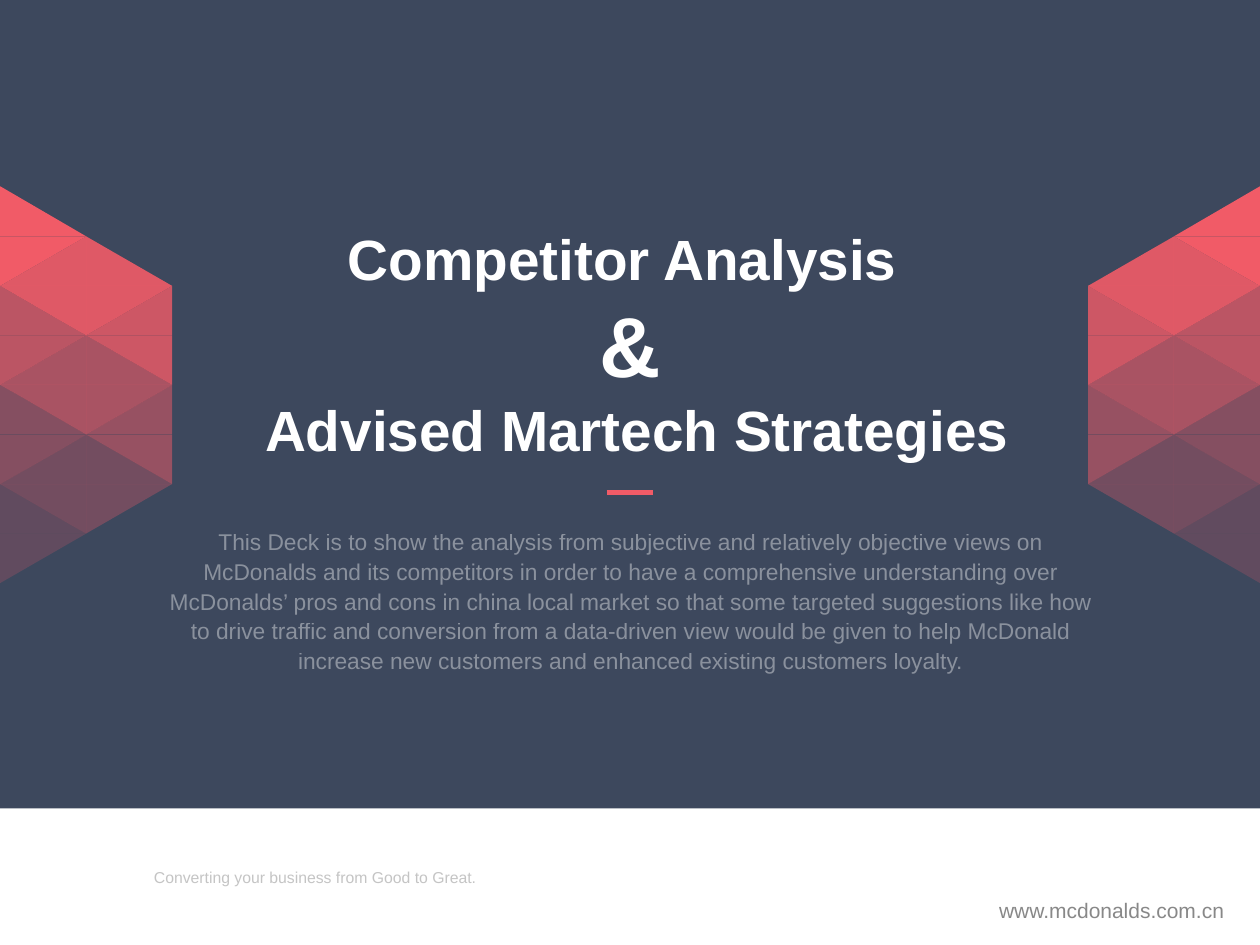
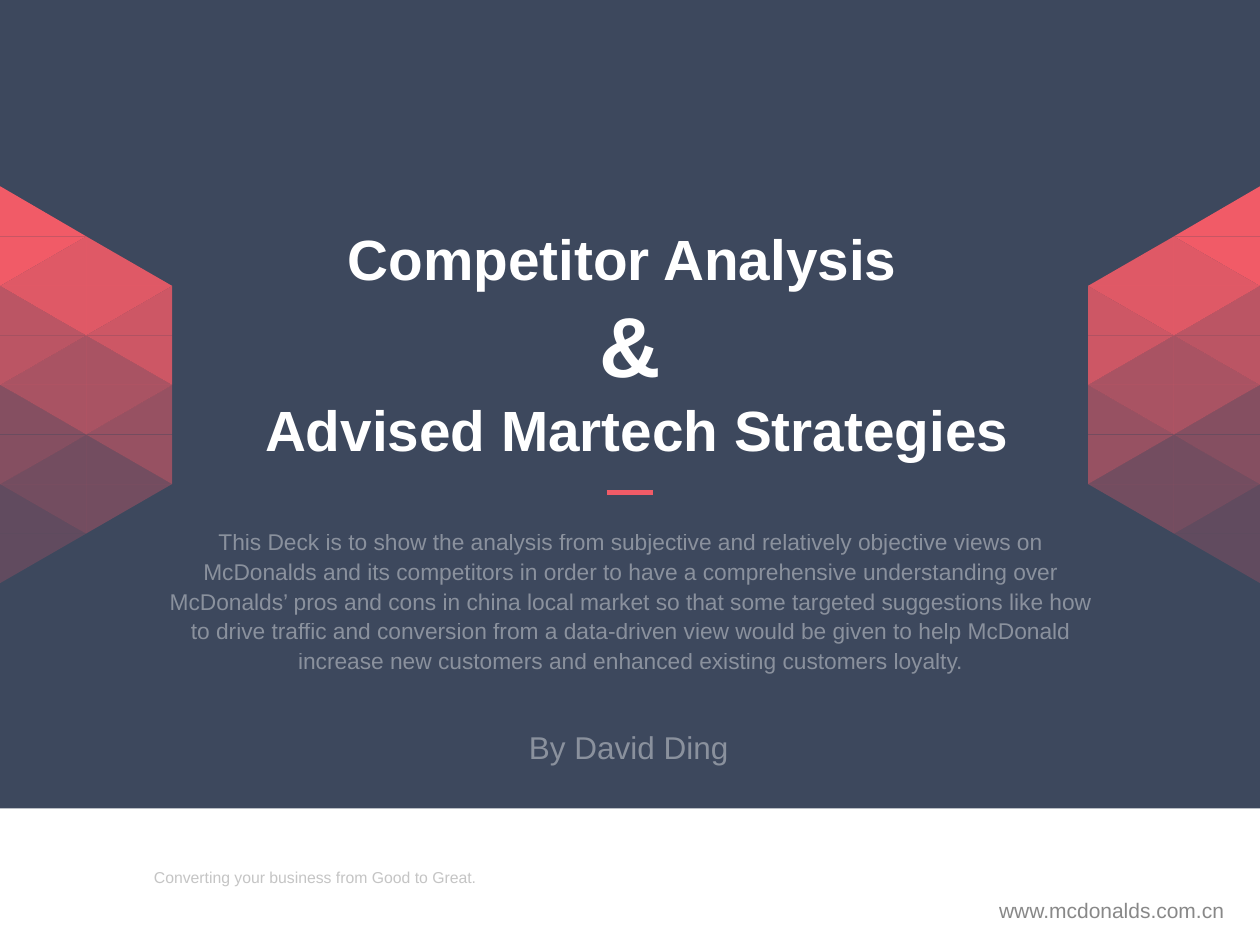
Before and after one commit to davidjacksonluther/impacttest, a slide deck: slide 1 of View/Company/McDonalds/Competitor Analysis.pptx. Drawn at 1260x945 pixels with LibreOffice and Linux fonts; fonts in the diff are those of the drawing; background and template pictures are left out. Boxes give left, top, right and bottom in pixels: in the first picture for what was removed or moved away, otherwise in the second. Text is boxed around its words. In the diff, an @@ line names an element or a change of style, - is before the commit and + after.

```diff
--- a/View/Company/McDonalds/Competitor Analysis.pptx
+++ b/View/Company/McDonalds/Competitor Analysis.pptx
@@ text added at bbox=[529, 736, 729, 765], 18 pt, text #FFFFFF at 40% opacity @@
+By David Ding
```
Also in this commit, not shown: 12 other slides changed, 3 slides added, 2 other files.
